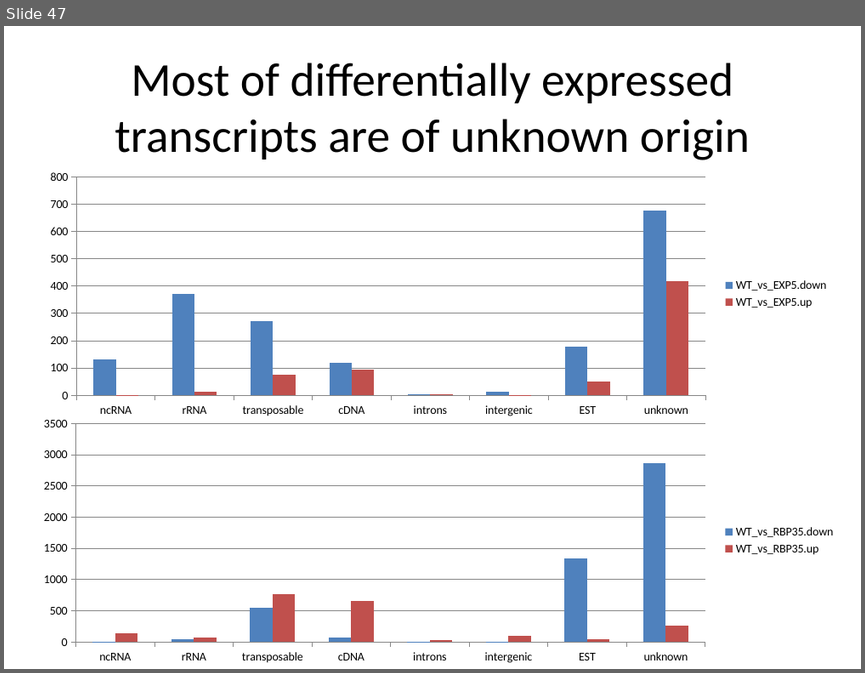
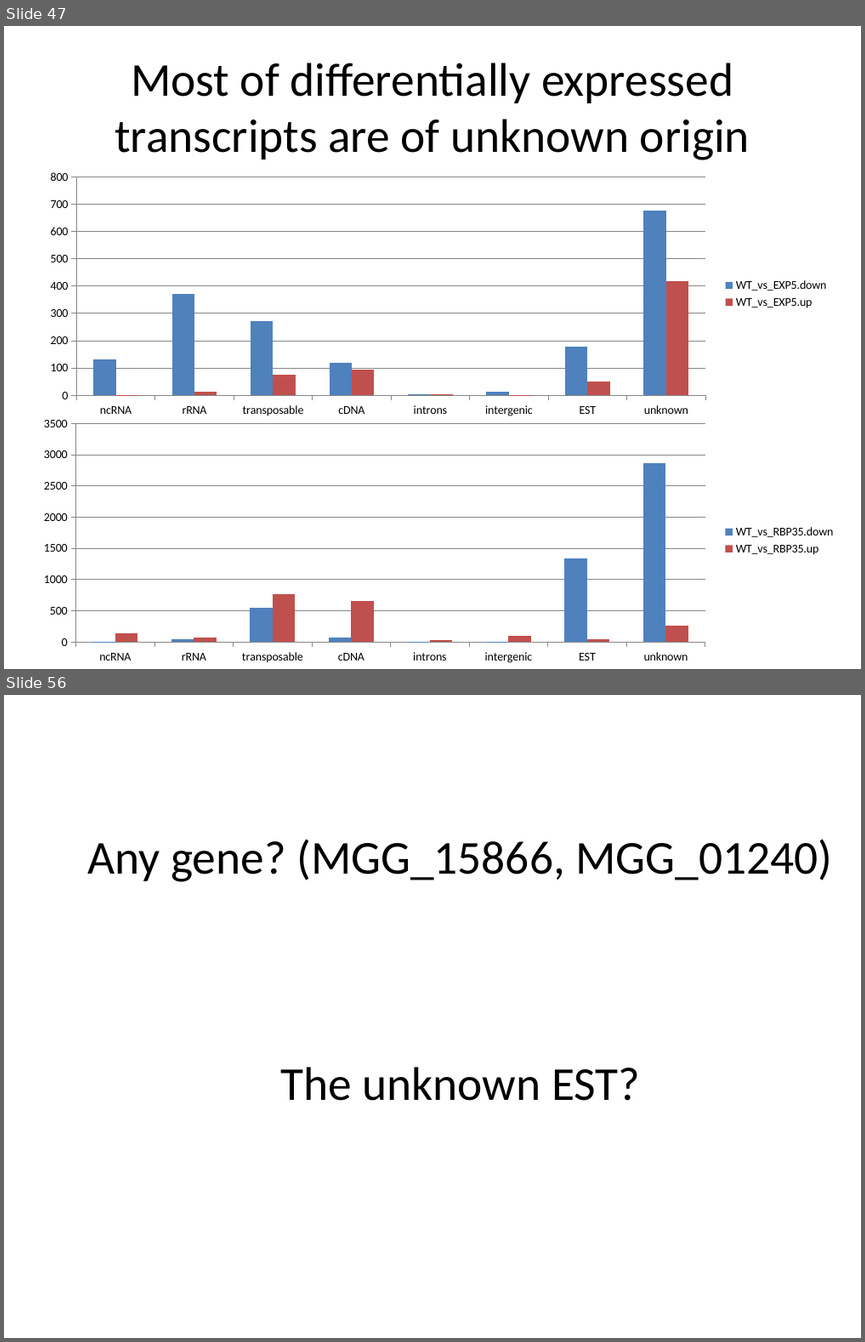
Before and after one commit to wilkinsonlab/m-oryzae-polya, a slide deck: doc/small/small_presentation.pptx. Shown one above the other, each under a label of ours: slide 47 before the commit, slides 47 and 56 after it; the slides between them are not shown. The pictures are 865x673 and 865x1342 pixels, drawn with LibreOffice and Linux fonts; fonts in the diff are those of the drawing. Boxes give left, top, right and bottom in pixels: in the first picture for what was removed or moved away, otherwise in the second. Text is boxed around its words. In the diff, an @@ line names an element or a change of style, - is before the commit and + after.

```diff
--- a/doc/small/small_presentation.pptx
+++ b/doc/small/small_presentation.pptx
@@ slide 56 added at bbox=[4, 695, 861, 1338], background #FFFFFF @@
@@ title added at bbox=[87, 839, 832, 1100], 39.6 pt, text #000000 @@
+Any gene? (MGG_15866, MGG_01240)
+The unknown EST?
```
Also in this commit, not shown: 9 other slides added, 3 other files.
